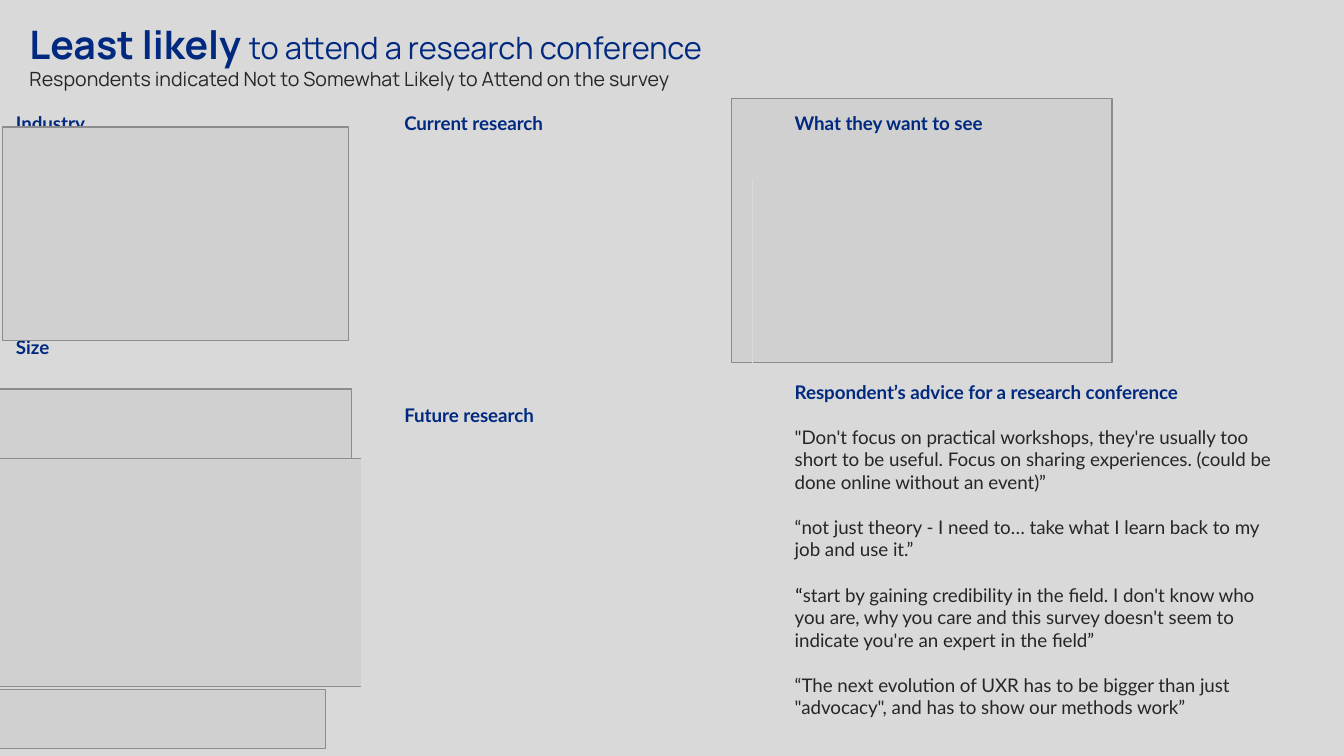
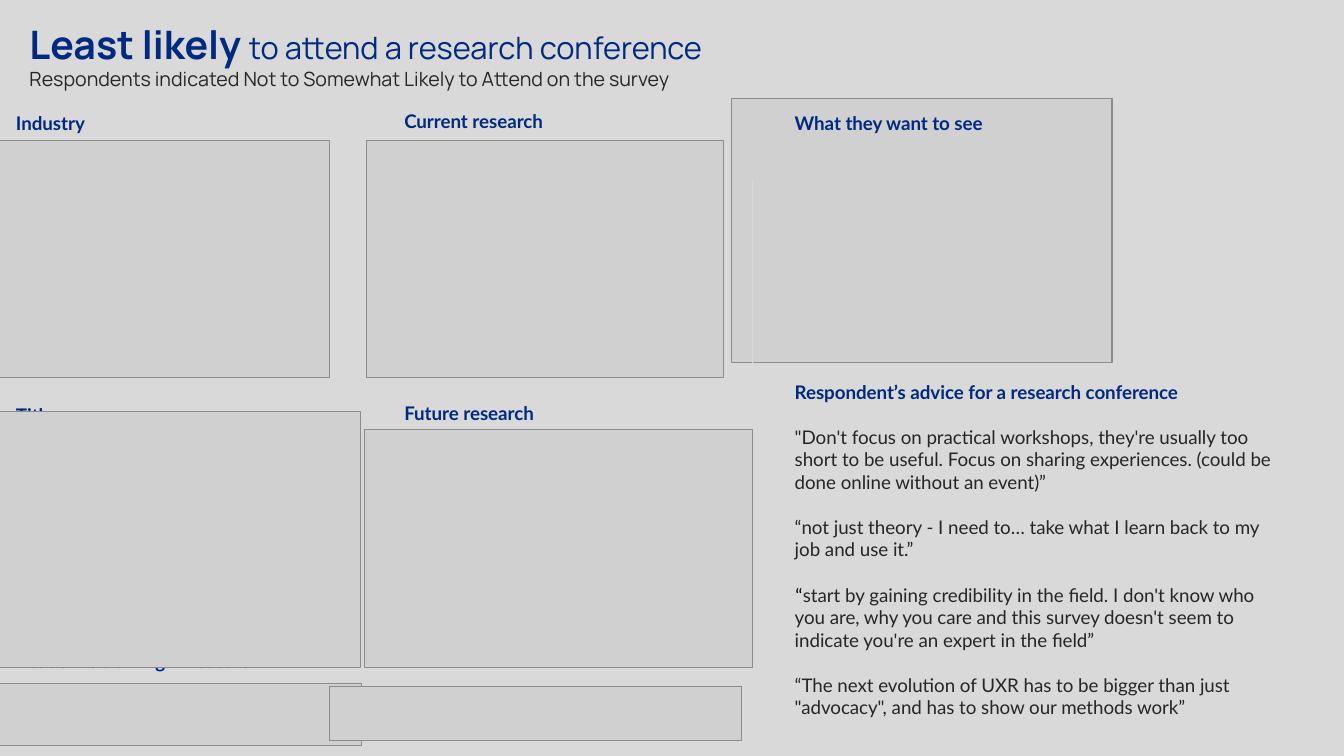
Before and after one commit to PersonaPredicta/Survey_Says..., a slide deck: slide 13 of New_personas.pptx. Drawn at 1344x756 pixels with LibreOffice and Linux fonts; fonts in the diff are those of the drawing; grey boxes stand for pictures. Boxes give left, top, right and bottom in pixels: in the first picture for what was removed or moved away, otherwise in the second. Text is boxed around its words. In the diff, an @@ line names an element or a change of style, - is before the commit and + after.

Commit message:
powerpoint with vizes

```diff
--- a/New_personas.pptx
+++ b/New_personas.pptx
@@ picture: place and size @@
-picture at (3,127,349,341)
+picture at (0,140,330,378)
@@ picture added at (367,140,724,378) @@
@@ text at (16,340,49,354): paragraph removed @@
-Size
@@ picture removed at (0,389,352,502) @@
@@ picture: place and size @@
-picture at (0,458,362,687)
+picture at (0,411,360,667)
@@ picture added at (365,430,752,667) @@
@@ picture: place and size @@
-picture at (0,690,326,748)
+picture at (0,684,362,746)
@@ picture added at (330,687,742,740) @@
@@ text at (404,667,437,668): paragraph added @@
+Size
```
